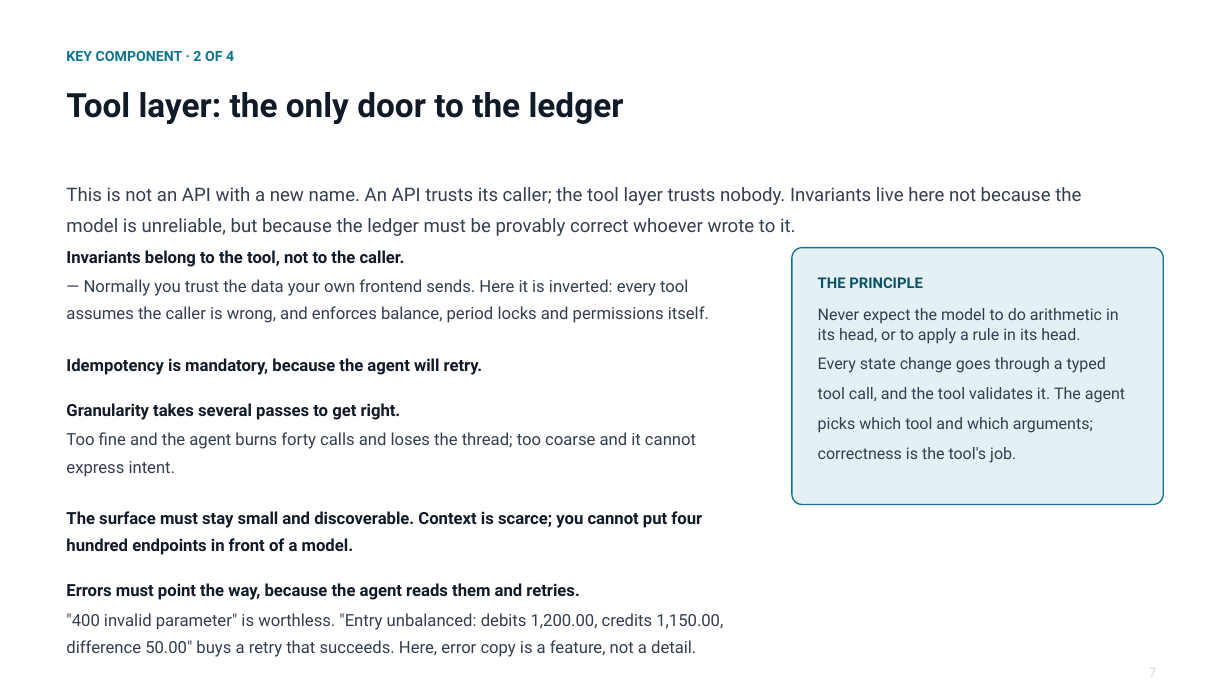
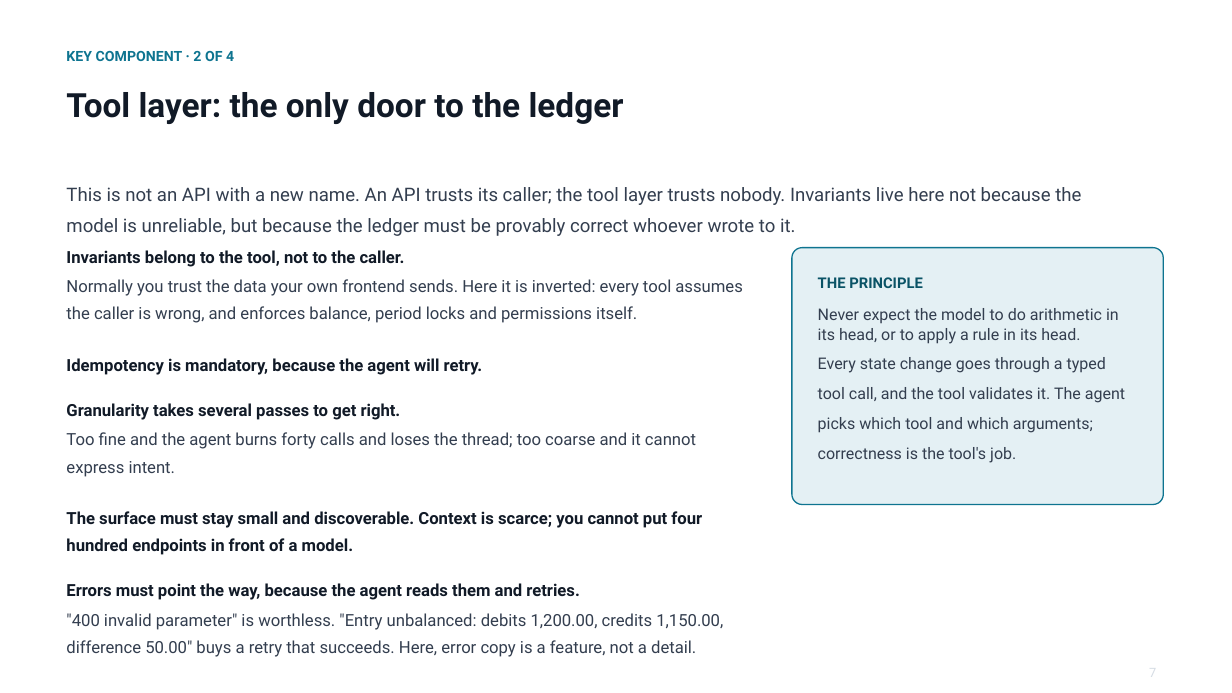
Before and after one commit to cllu/aimi-accounting-software-proposal, a slide deck: slide 8 of agent-native-accounting-deck.pptx. Drawn at 1232x693 pixels with LibreOffice and Linux fonts; fonts in the diff are those of the drawing. Boxes give left, top, right and bottom in pixels: in the first picture for what was removed or moved away, otherwise in the second. Text is boxed around its words. In the diff, an @@ line names an element or a change of style, - is before the commit and + after.

```diff
--- a/agent-native-accounting-deck.pptx
+++ b/agent-native-accounting-deck.pptx
@@ text at <box>66,279,742,323</box>: text changed @@
-— Normally you trust the data your own frontend sends. Here it is inverted: every tool assumes the caller is wrong, and enforces balance, period locks and permissions itself.
+Normally you trust the data your own frontend sends. Here it is inverted: every tool assumes the caller is wrong, and enforces balance, period locks and permissions itself.
```
Also in this commit, not shown: 7 other slides changed, 1 other file.
